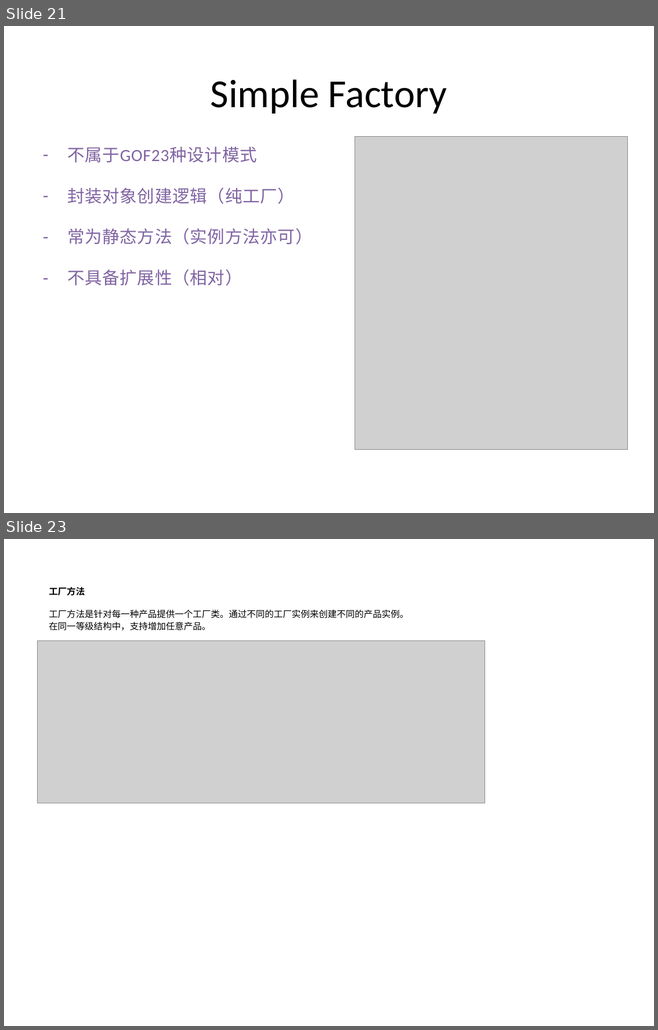
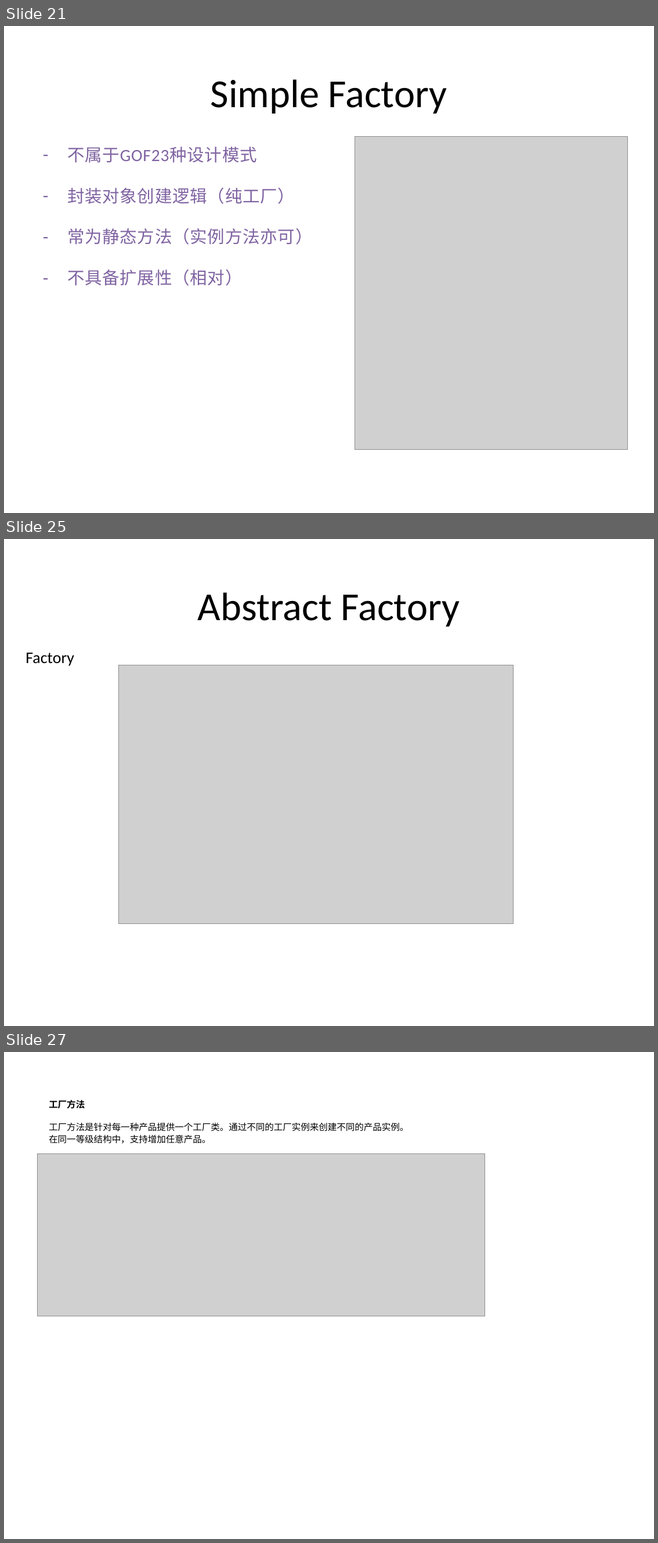
Before and after one commit to PlumpMath/DesignPattern-956, a slide deck: _Doc/Design Pattern (C#) - Part 1.pptx. Shown one above the other, each under a label of ours: slides 21 and 23 before the commit, slides 21, 25 and 27 after it; the slides between them are not shown. The pictures are 658x1030 and 658x1543 pixels, drawn with LibreOffice and Linux fonts; fonts in the diff are those of the drawing; grey boxes stand for pictures. Boxes give left, top, right and bottom in pixels: in the first picture for what was removed or moved away, otherwise in the second. Text is boxed around its words. In the diff, an @@ line names an element or a change of style, - is before the commit and + after.

```diff
--- a/_Doc/Design Pattern (C#) - Part 1.pptx
+++ b/_Doc/Design Pattern (C#) - Part 1.pptx
@@ slide 25 added at [4, 539, 654, 1026], background #FFFFFF @@
@@ title added at [198, 592, 460, 627], 44 pt, text #000000 @@
+Abstract Factory
@@ text added at [25, 653, 74, 666], 18 pt, text #000000 @@
+Factory
@@ picture added at [118, 665, 513, 924] @@
@@ what was slide 23 is now slide 27 @@
```
Also in this commit, not shown: 1 slide changed, 3 other slides added.
